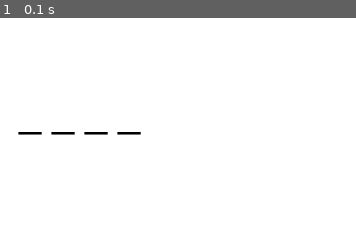
Above: before the commit, frame 1.
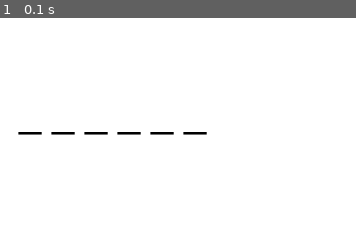
Above: after the commit, the same moment.

Repository: shivam-kumar88/simple-hamgman-game-using-pygame
Game: pygame game, started from simple_hangman_game.py
The game is run twice, just before and just after one commit, with the same random seed, the same clock (stepped at 60 frames per second) and the same inputs.
Inputs:
- Up to frame 1 (0.1 s): no input
The pictures show only the part of the screen within x 49-99%, y 24-74%; the shares and areas given below are measured in that part.

The runs differ from the first frame. In frame 1, 0.2% of the frame differs, in the area x 42-59%, y 49-51%.

Commit message:
fixed bug in line 41 and 42 comment added

Diff:
--- a/hangman words.txt
+++ b/hangman words.txt
@@ -1,5 +1,4 @@
-PYGAME
-HELLO
+PYGAMEHELLO
 PROGRAME
 PYTHON
 ENGINE
--- a/simple_hangman_game.py
+++ b/simple_hangman_game.py
@@ -38,8 +38,10 @@
 hangman_status = 0
 f = open("hangman words.txt", 'r')
 words = f.readlines() #ADDED the text file using file handeling
-word = random.choice(words)
+initword = random.choice(words) #here initword is the intial word with a space at the end of the word that we want
+word = initword[:-1]  #so i have removed the last space
 print(word)
+print(len(word))
 guessed = []
 
 #COLOURS GRADING
